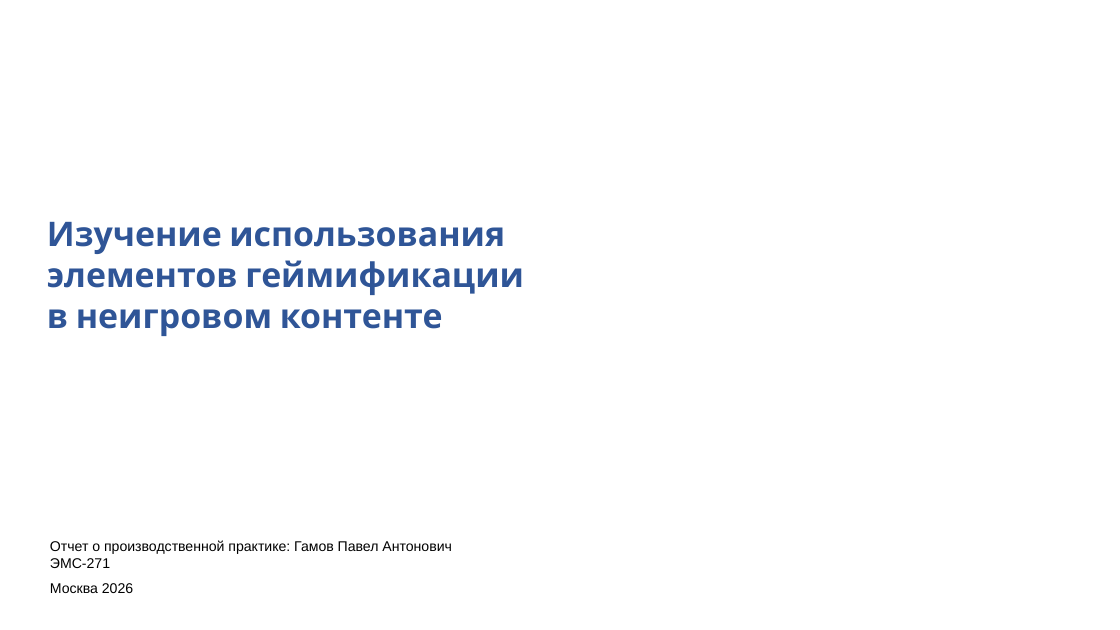
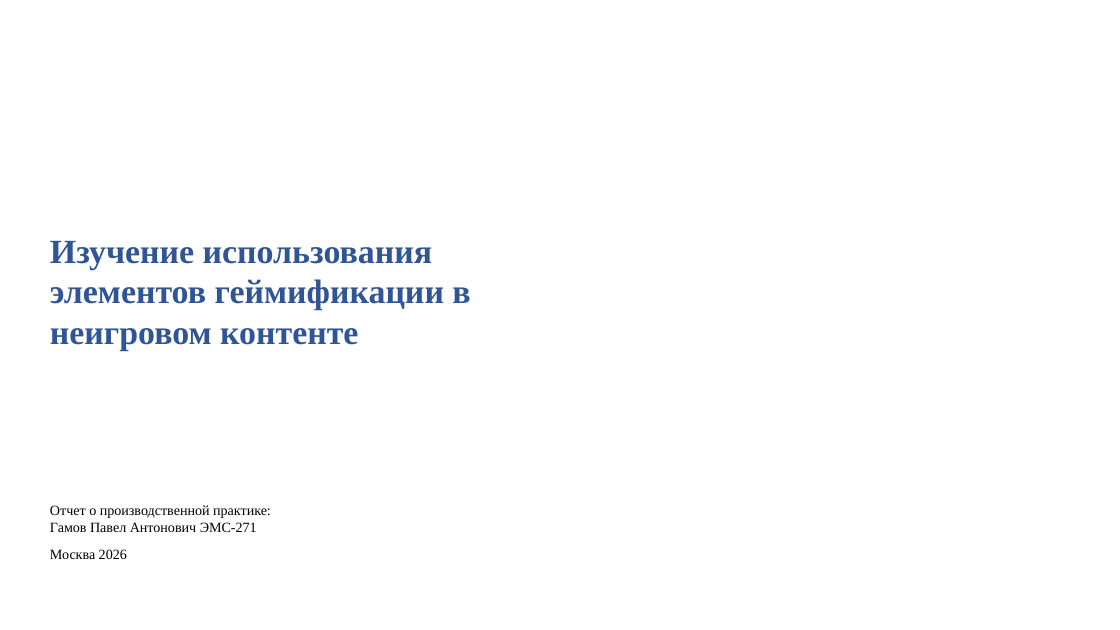
Before and after one commit to pagamov/pagamov_bot, a slide deck: slide 1 of docs/Гамов_Презентация Отчет НИР_26.pptx. Drawn at 1120x630 pixels with LibreOffice and Linux fonts; fonts in the diff are those of the drawing; background and template pictures are left out. Boxes give left, top, right and bottom in pixels: in the first picture for what was removed or moved away, otherwise in the second. Text is boxed around its words. In the diff, an @@ line names an element or a change of style, - is before the commit and + after.

```diff
--- a/docs/Гамов_Презентация Отчет НИР_26.pptx
+++ b/docs/Гамов_Презентация Отчет НИР_26.pptx
@@ text "Изучение использования элементов геймификации в ...": place and size @@
-text "Изучение использования элементов геймификации в ..." at [47, 222, 524, 336]
+text "Изучение использования элементов геймификации в ..." at [50, 241, 470, 350]
@@ text "Изучение использования элементов геймификации в ..." at [50, 241, 470, 350]: font Cabin to Times New Roman @@
@@ text at [50, 505, 271, 532]: text changed; font Arial to Times New Roman @@
-Отчет о производственной практике: Гамов Павел Антонович ЭМС-271
+Отчет о производственной практике:
+Гамов Павел Антонович ЭМС-271
@@ text "Москва 2026": place and size @@
-text "Москва 2026" at [50, 583, 133, 593]
+text "Москва 2026" at [50, 549, 127, 559]
@@ text "Москва 2026" at [50, 549, 127, 559]: font Arial to Times New Roman @@
```
Also in this commit, not shown: 21 other slides changed, 2 slides removed, 2 other files.
